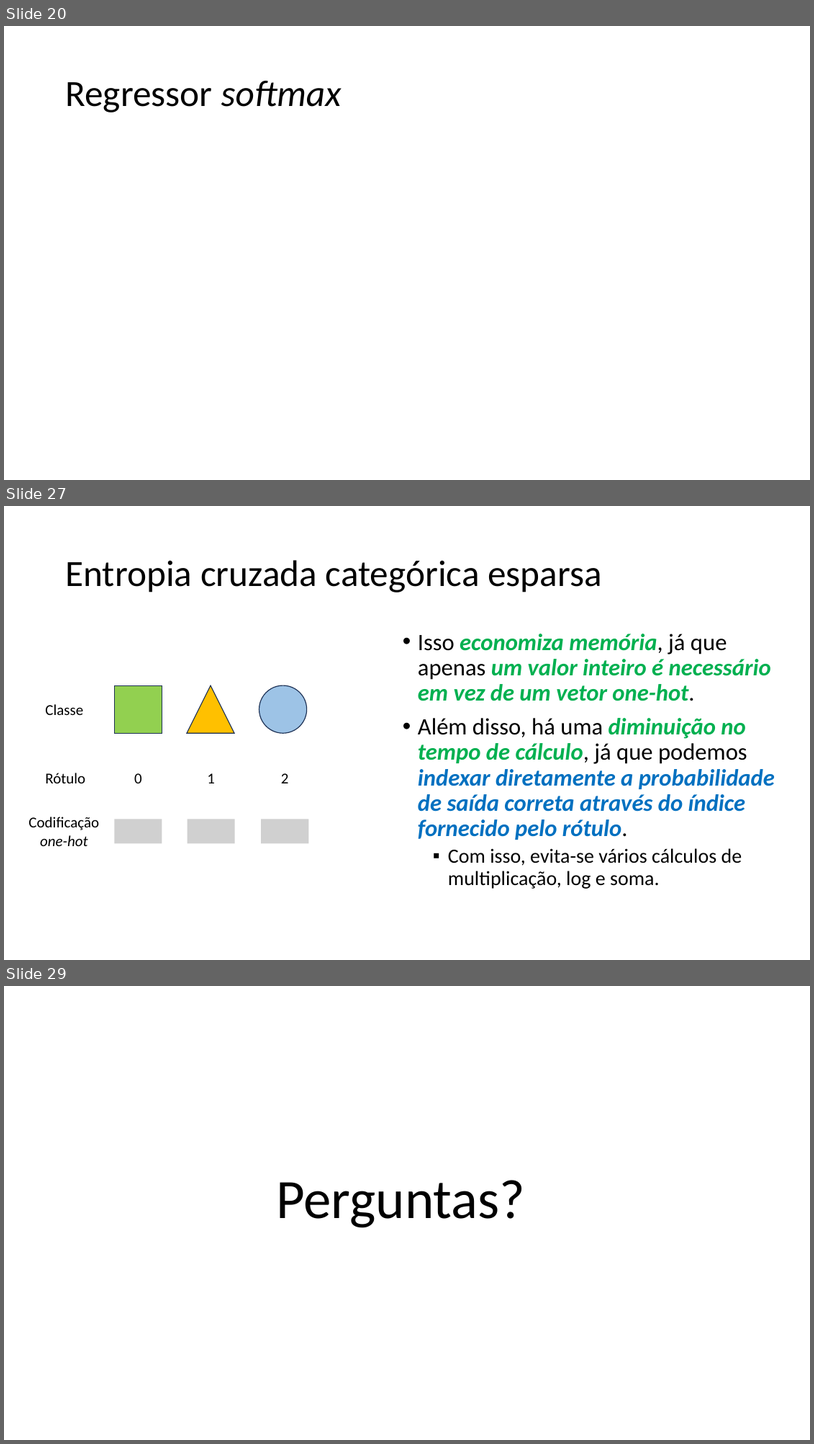
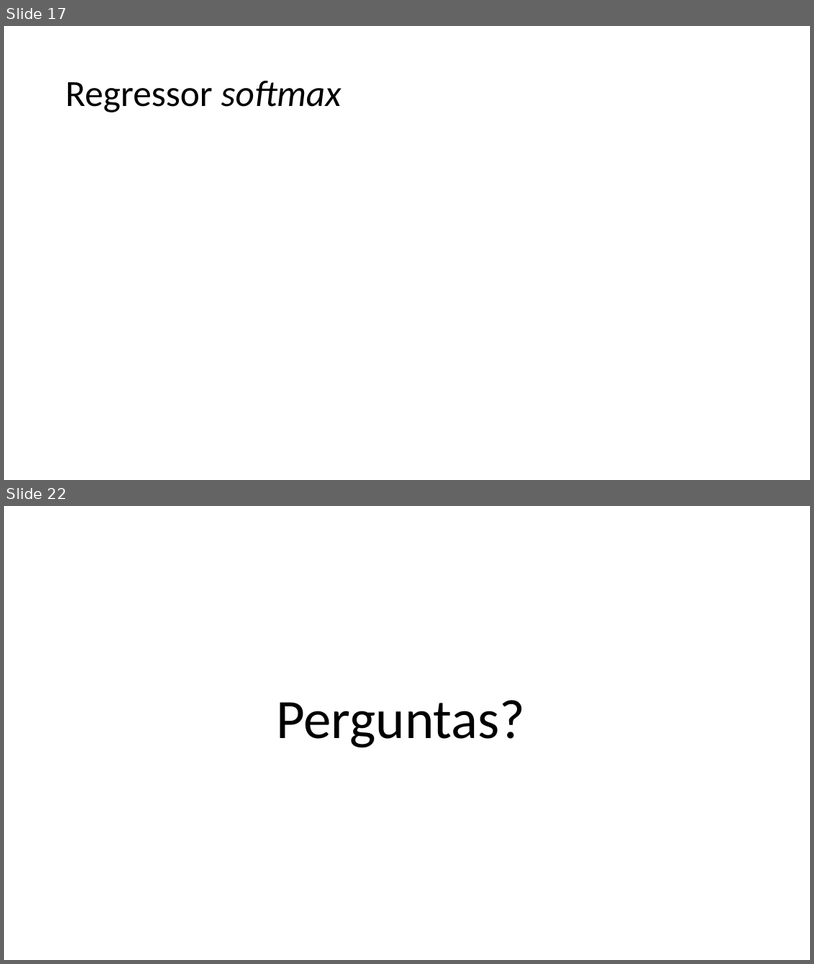
Before and after one commit to zz4fap/c24_inteligencia_artificial, a slide deck: slides/C24_Regressor_Softmax.pptx. Shown one above the other, each under a label of ours: slides 20, 27 and 29 before the commit, slides 17 and 22 after it; the slides between them are not shown. The pictures are 814x1444 and 814x964 pixels, drawn with LibreOffice and Linux fonts; fonts in the diff are those of the drawing; grey boxes stand for pictures. Boxes give left, top, right and bottom in pixels: in the first picture for what was removed or moved away, otherwise in the second. Text is boxed around its words. In the diff, an @@ line names an element or a change of style, - is before the commit and + after.

```diff
--- a/slides/C24_Regressor_Softmax.pptx
+++ b/slides/C24_Regressor_Softmax.pptx
@@ slide 27 removed at bbox=[4, 506, 810, 960], background #FFFFFF @@
@@ title removed at bbox=[65, 560, 602, 592] @@
-Entropia cruzada categórica esparsa
@@ text removed at bbox=[418, 633, 775, 888] @@
-• Isso economiza memória, já que apenas um valor inteiro é necessário em vez de um vetor one-hot.
-• Além disso, há uma diminuição no tempo de cálculo, já que podemos indexar diretamente a probabilidade de saída correta através do índice fornecido pelo rótulo.
-  ▪ Com isso, evita-se vários cálculos de multiplicação, log e soma.
@@ group removed at bbox=[28, 686, 309, 846]: 6 texts, 3 pictures, 1 rectangle, 1 triangle, 1 ellipse @@
-Classe
-Rótulo
-Codificação one-hot
-0
-1
-2
@@ what was slide 20 is now slide 17 @@
@@ what was slide 29 is now slide 22 @@
```
Also in this commit, not shown: 3 slides changed, 5 slides added, 11 other slides removed, 2 other files.
